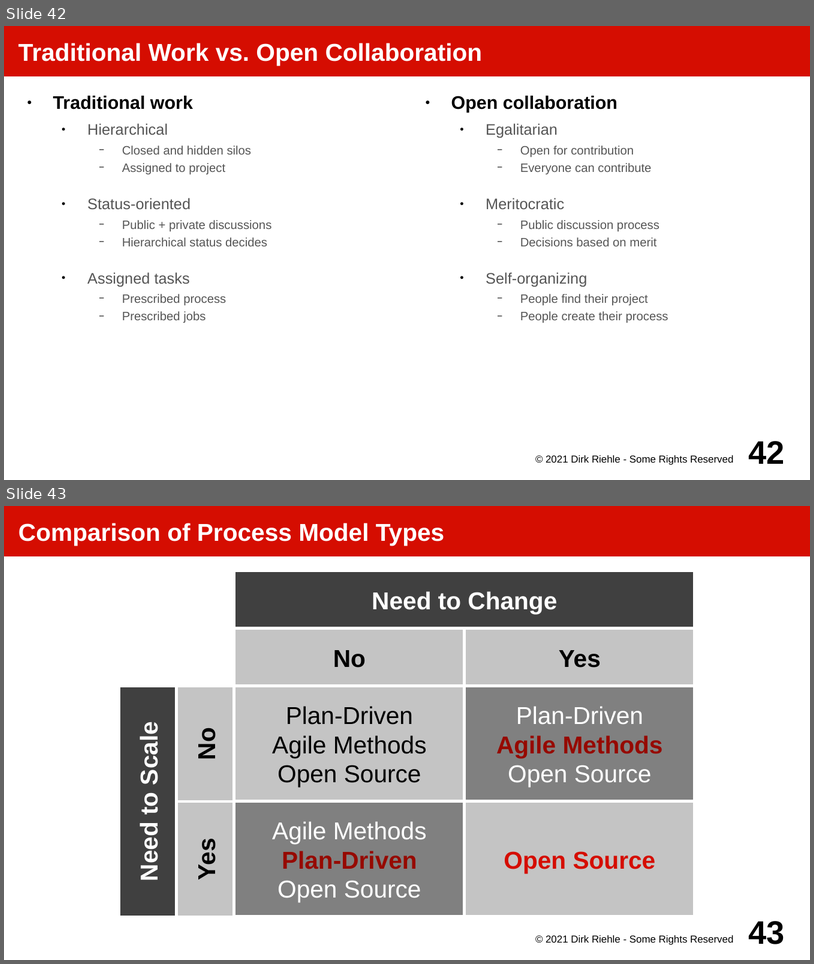
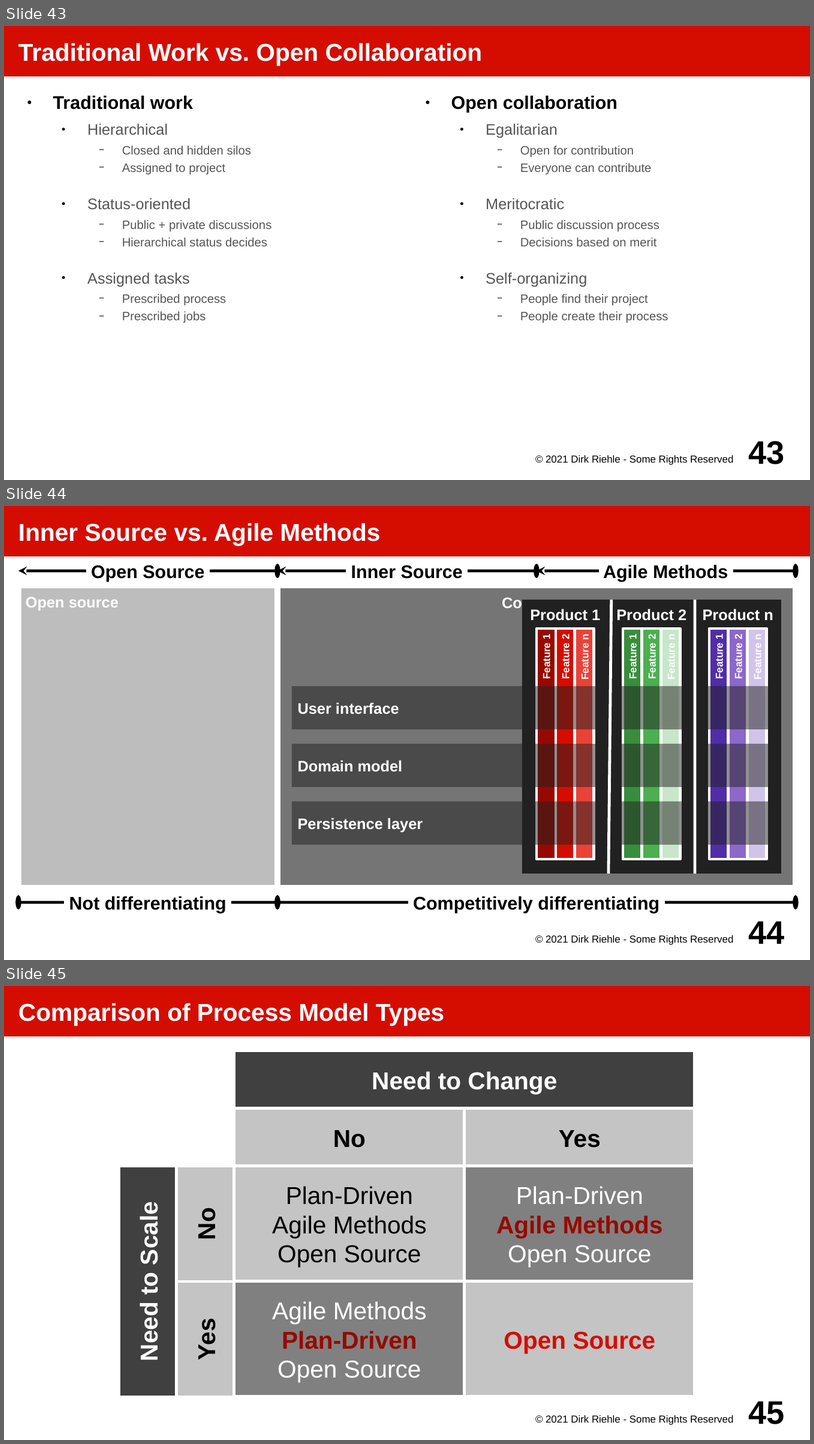
Before and after one commit to dirkriehle/amos-course, a slide deck: Lecture slides/AMOS C02 - Three Process Models.odp. Shown one above the other, each under a label of ours: slides 42 and 43 before the commit, slides 43, 44 and 45 after it. The pictures are 814x964 and 814x1444 pixels, drawn with LibreOffice and Linux fonts; fonts in the diff are those of the drawing. Boxes give left, top, right and bottom in pixels: in the first picture for what was removed or moved away, otherwise in the second. Text is boxed around its words. In the diff, an @@ line names an element or a change of style, - is before the commit and + after.

```diff
--- a/Lecture slides/AMOS C02 - Three Process Models.odp
+++ b/Lecture slides/AMOS C02 - Three Process Models.odp
@@ slide 44 added at (x1=4, y1=506, x2=810, y2=960), background #FFFFFF @@
@@ title added at (x1=4, y1=506, x2=810, y2=556), fill #D50D01, 24 pt, text #FFFFFF, bold @@
+Inner Source vs. Agile Methods
@@ group added at (x1=18, y1=571, x2=797, y2=902): 17 rectangles, 7 lines @@
+Open source
+Company
+Agile Methods
+Not differentiating
+Competitively differentiating
+Product 1
+Feature 1
+Feature n
+Feature 2
+Product n
+Feature 1
+Feature n
+Feature 2
+Product 2
+Feature 1
+Feature n
+Feature 2
+User interface
+Domain model
+Persistence layer
+Inner Source
+Open Source
@@ text added at (x1=546, y1=934, x2=734, y2=945), 10 pt, text #000000 @@
+© 2021 Dirk Riehle - Some Rights Reserved
@@ page number added at (x1=749, y1=921, x2=785, y2=943), 32 pt, text #000000, bold @@
+44
@@ what was slide 42 is now slide 43 @@
@@ page number at (x1=749, y1=441, x2=785, y2=464): text changed @@
-42
+43
@@ what was slide 43 is now slide 45 @@
@@ page number at (x1=749, y1=1401, x2=785, y2=1424): text changed @@
-43
+45
```
Also in this commit, not shown: 11 slides changed, 1 other slide added, 6 other files.
